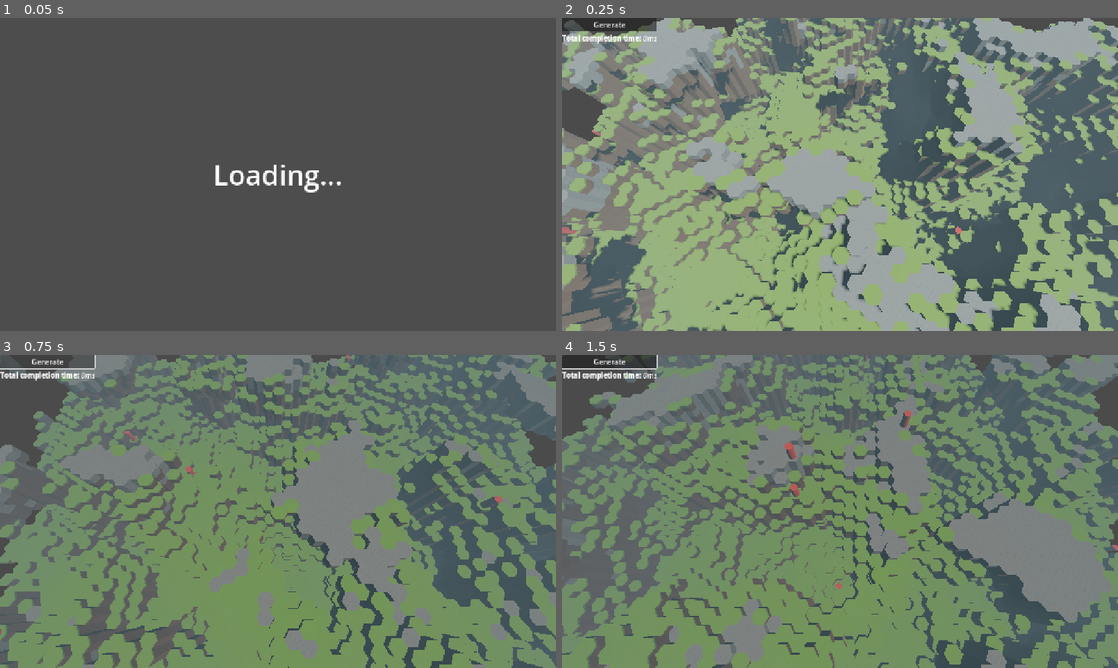
Above: before the commit, frames 1-4 (two rows, left to right).
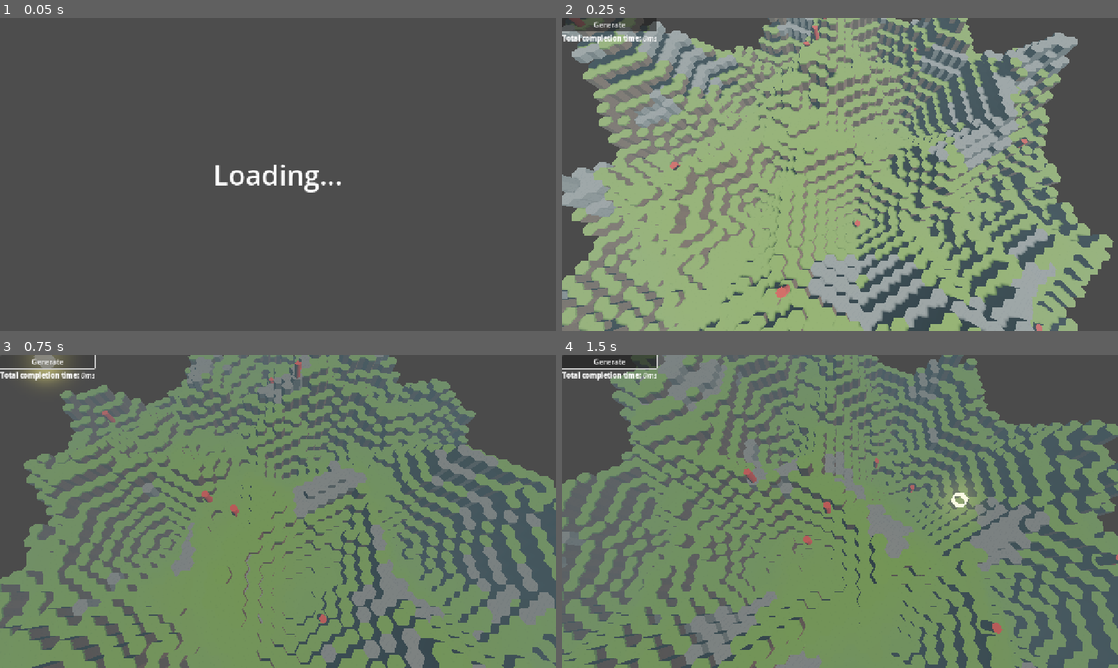
Above: after the commit, the same moments.

Repository: nornaro/VoxelsBeta
Game: Godot game, scene res://scenes/loading_scene.tscn
The game is run twice, just before and just after one commit, with the same random seed, the same clock (stepped at 60 frames per second) and the same inputs.
Inputs (mouse positions are in pixels of both pictures, inside the frame that each line leads up to):
- Up to frame 1 (0.05 s): no input
- Up to frame 2 (0.25 s): no input
- Up to frame 3 (0.75 s): click "Generate" at 0.5 s
- Up to frame 4 (1.5 s): tap Enter at 1.25 s; move the mouse to (962, 495) at 1.27 s; hold D (MoveRight) from 1.28 s (still down); click (962, 495) at 1.35 s

Frame 1 is identical in both runs. In frame 2, 61% of the frame differs, in the area x 0-100%, y 0-100%; in frame 3, 50%; in frame 4, 48%.

Commit message:
4.5 stable

Diff:
--- a/Resources/GenerationSettings/test.tres
+++ b/Resources/GenerationSettings/test.tres
@@ -8,14 +8,16 @@
 
 [resource]
 script = ExtResource("1_eiv65")
-radius = 32
-max_height = 18
-terrace_steps = 0
+radius = 24
+max_height = 24
+terrace_steps = 2
 remove_overhang = false
-noise_height_bias = 0.25
+noise_height_bias = 0.3
+ground_to_air_ratio = 0.6
 flat_buffer = false
 noise = SubResource("FastNoiseLite_fe1qq")
 material = ExtResource("1_x67sk")
 draw_bottom = true
 spawn_villages = false
+map_edge_buffer = 3
 metadata/_custom_type_script = "uid://0k8jgfy8cqfx"
--- a/scripts/WorldGen/Voxel/voxel_generator.gd
+++ b/scripts/WorldGen/Voxel/voxel_generator.gd
@@ -79,7 +79,7 @@
 		for i in range(map.size()):
 			var voxel = map[i]
 			if voxel.type != VoxelData.voxel_type.AIR:
-				if apply_shaping_rules(voxel):
+				if shape_geometry(voxel):
 					removed += 1
 		if removed < 1:
 			break
@@ -108,7 +108,7 @@
 	voxel.air_probability = clampf(combined_probability, 0.0, 1.0)
 
 
-func apply_shaping_rules(prism) -> bool:
+func shape_geometry(prism) -> bool:
 	# Convert to air
 	if prism.air_probability > settings.ground_to_air_ratio and prism.grid_position_xyz.y > 0:
 		prism.type = VoxelData.voxel_type.AIR
@@ -243,7 +243,7 @@
 			indices.append(bottom_start + ((i + 1) % sides))
 			indices.append(bottom_start + i)
 
-	# --- Side quads (each with 4 unique verts) ---
+	# Sides
 	for i in range(sides):
 		neighbor = Vector3i(voxel.grid_position_xyz.x + dirs[i].x,
 							voxel.grid_position_xyz.y,
@@ -251,7 +251,7 @@
 		if not draw_face_towards(neighbor):
 			continue  # skip this side entirely
 
-		# use base_vertices to ensure correct ordering
+		# base_vertices ensure correct ordering
 		var bv0 = base_vertices[i]   * size
 		var bv1 = base_vertices[(i + 1) % sides] * size
 
